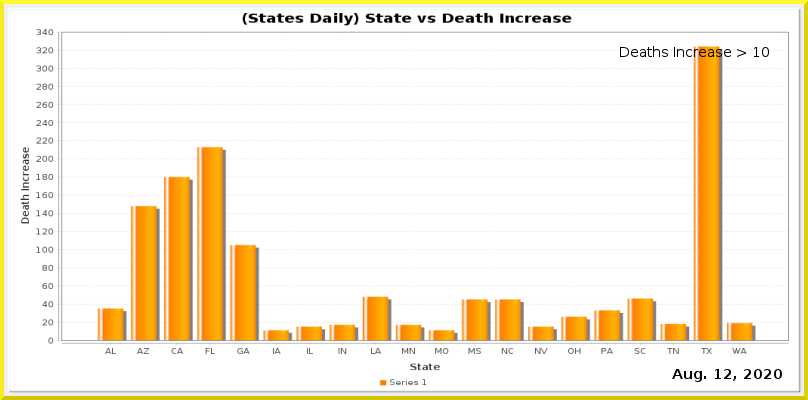
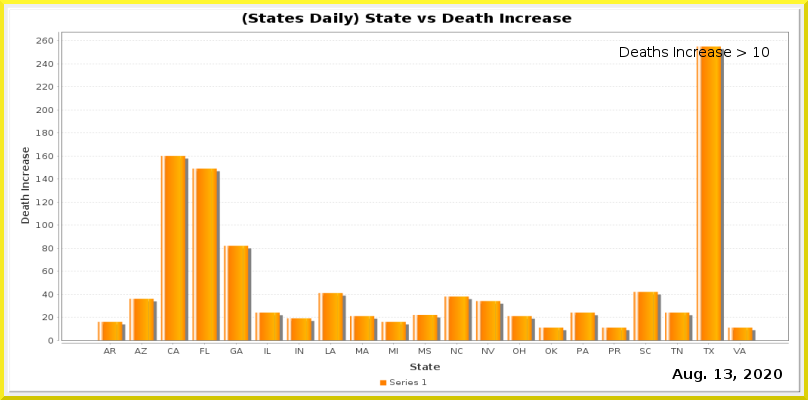
Before/after of a w=808, h=400 layered artwork. What changed in the layer stack:
painted on "Current Date" over [724, 369, 732, 379]
painted on "Date_vs_TestIncrease.png" over [36, 29, 789, 354]
